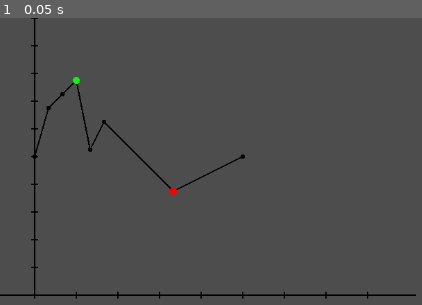
Above: before the commit, frame 1.
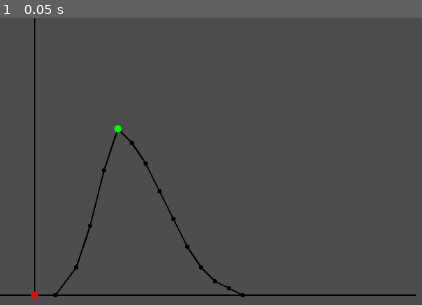
Above: after the commit, the same moment.

Repository: Ayadayi/Tissu_cardiaque
Game: Godot game, scene res://node_2d.tscn
Two runs of this game, one before a commit and one after it. Both use one fixed random seed, a clock stepped at 60 frames per second and the inputs below.
Inputs:
- Up to frame 1 (0.05 s): no input

The runs differ from the first frame. In frame 1, 1.4% of the frame differs, in the area x 7-88%, y 0-98%.

Commit message:
amplitude + temps de contraction
affichage dans la console : amplitude + temps de contraction

Diff:
--- a/courbe/control.gd
+++ b/courbe/control.gd
@@ -1,72 +1,83 @@
 extends Control
 
-const RESOLUTION := 100  # Nombre de points
-const POINT_SIZE := 3  # Taille des points
+const RESOLUTION := 100
+const POINT_SIZE := 3
 var width := 600
 var height := 400
 
-# tableau pour stocker les points (chaque point est un Vector2)
-var points : Array = []
+var points : Array = [
+	Vector2(50, 400),   # latence
+	Vector2(80, 400),   # latence
+	Vector2(110, 360),  # début contraction
+	Vector2(130, 300),
+	Vector2(150, 220),
+	Vector2(170, 160),  # sommet
+	Vector2(190, 180),
+	Vector2(210, 210),
+	Vector2(230, 250),
+	Vector2(250, 290),
+	Vector2(270, 330),
+	Vector2(290, 360),
+	Vector2(310, 380),
+	Vector2(330, 390),
+	Vector2(350, 400)
+]
 
 func _ready():
-	# ajouter des points
-	points.append(Vector2(50, height / 2))
-	points.append(Vector2(70, height / 2 - 70))
-	points.append(Vector2(90, height / 2 - 90))
-	points.append(Vector2(110, height / 2 - 110))
-	points.append(Vector2(130, 190))
-	points.append(Vector2(150, height / 2 - 50))
-	points.append(Vector2(250, height / 2 + 50))
-	points.append(Vector2(350, height / 2))
-
-
+	var contraction_time = get_contraction_time()
+	print("Temps de contraction : ", contraction_time, " ms")
 
 func _draw():
-	# Dessiner les axes X et Y
-	draw_line(Vector2(50, 0), Vector2(50, height), Color(0, 0, 0), 2)  # L'axe Y
-	draw_line(Vector2(0, height), Vector2(width, height), Color(0, 0, 0), 2)  # L'axe X
+	draw_line(Vector2(50, 0), Vector2(50, height), Color.BLACK, 2)  # Axe Y
+	draw_line(Vector2(0, height), Vector2(width, height), Color.BLACK, 2)  # Axe X
 
-
-	# Dessiner les points saisis
 	for point in points:
 		draw_circle(point, POINT_SIZE, Color.BLACK)
 
-
-	# Relier les points entre eux
 	for i in range(points.size() - 1):
 		draw_line(points[i], points[i + 1], Color.BLACK, 2)
 
-	# Point le plus haut en vert
 	draw_circle(get_max_point(), POINT_SIZE + 2, Color(0, 1, 0))
-
-	# Point le plus bas en rouge
 	draw_circle(get_min_point(), POINT_SIZE + 2, Color(1, 0, 0))
 
+# affichage de l’amplitude
+	var base_y = height
+	var max_point =  get_max_point()
+	var base_point = Vector2(max_point.x, base_y)
 
-	# Ajouter des graduations sur l'axe des abscisses X
-	for i in range(0, RESOLUTION, int(RESOLUTION / 10)):
-		var x = i / float(RESOLUTION) * width - 10
-		draw_line(Vector2(x, height - 5), Vector2(x, height + 5), Color(0, 0, 0), 2)  # Repères sur l'axe des X
+	var amplitude = base_y - max_point.y
+	print("Amplitude de contraction : ",amplitude)
 
-	# Ajouter des repères sur l'axe des ordonnées Y
-	for i in range(0, height, int(height / 10)):
-		draw_line(Vector2(45, i), Vector2(55, i), Color(0, 0, 0), 2)  # Repères sur l'axe des Y
-
-
+#le point le plus haut
 func get_max_point() -> Vector2:
-	if points.is_empty():
-		return Vector2.ZERO
 	var max_point = points[0]
 	for p in points:
 		if p.y < max_point.y:
 			max_point = p
 	return max_point
 
+#le point le plus bas
 func get_min_point() -> Vector2:
-	if points.is_empty():
-		return Vector2.ZERO
 	var min_point = points[0]
 	for p in points:
 		if p.y > min_point.y:
 			min_point = p
 	return min_point
+
+#affichage du temps de contraction
+func get_contraction_time() -> float:
+	if points.size() < 2:
+		return 0
+
+	var start_time := -1.0
+	var max_point := get_max_point()
+
+	for i in range(1, points.size()):
+		if points[i].y < points[i - 1].y and start_time == -1:
+			start_time = points[i].x
+			break
+
+	if start_time == -1:
+		return 0
+
+	return max_point.x - start_time
Not shown, added: courbe/node_2d.tscn335177983384.tmp
